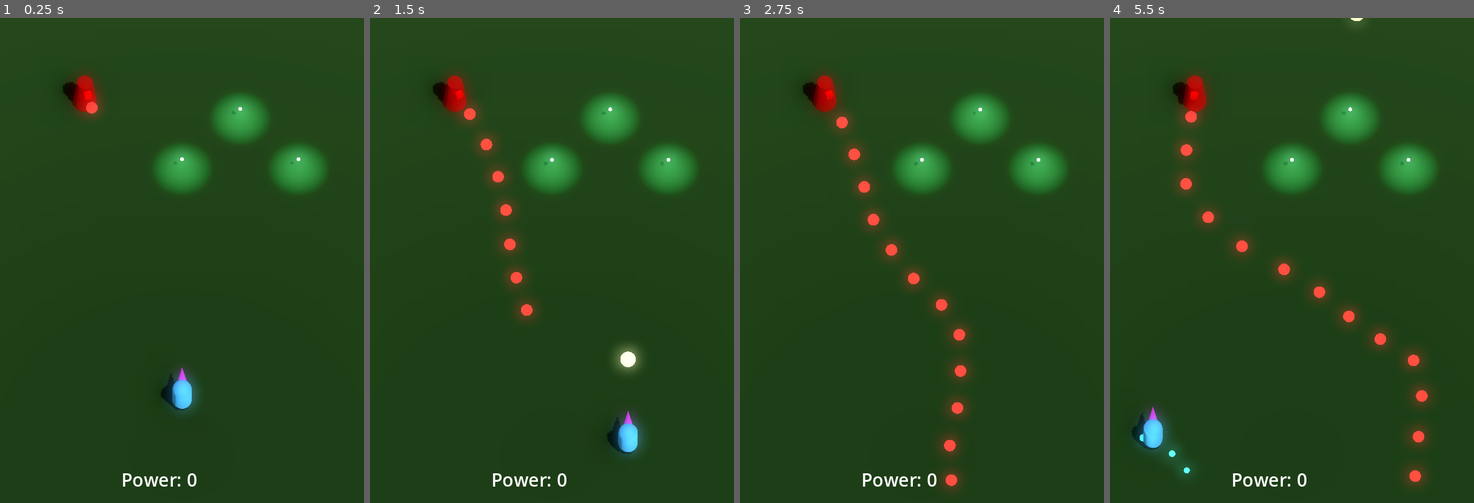
Above: before the commit, frames 1-4 (left to right).
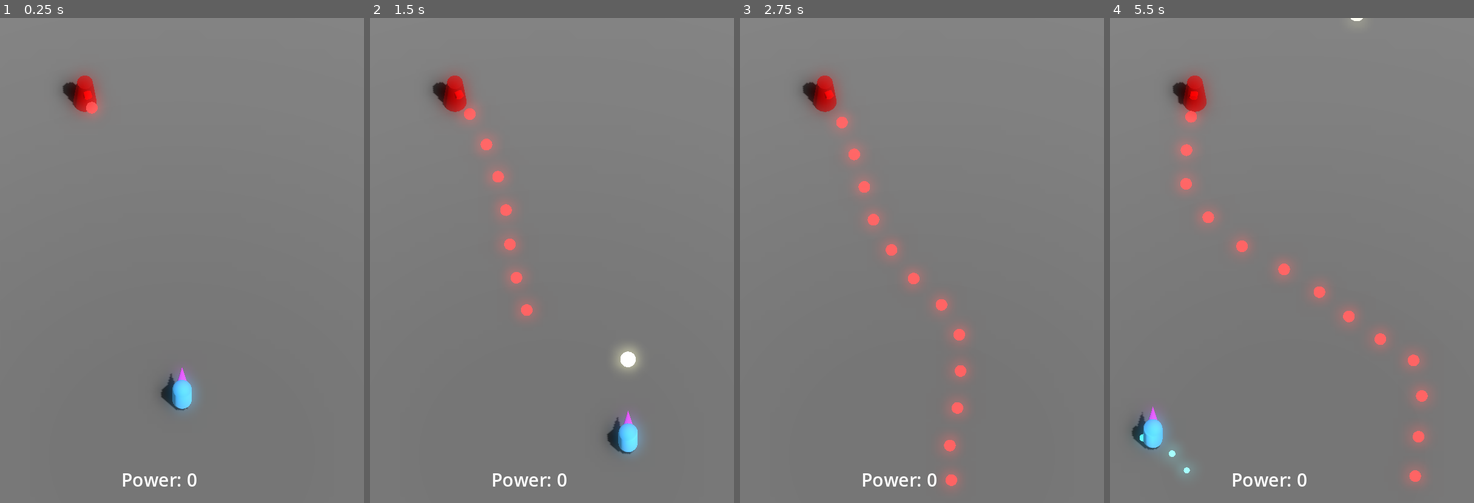
Above: after the commit, the same moments.

Repository: JackEvans24/bullet-absorb
Game: Godot game, scene res://scenes/main.tscn
Two runs of this game, one before a commit and one after it. Both use one fixed random seed, a clock stepped at 60 frames per second and the inputs below.
Inputs:
- Up to frame 1 (0.25 s): no input
- Up to frame 2 (1.5 s): hold Right (move_right) 0.53-1.28 s; hold K (absorb) 0.53-1.28 s; hold Down (move_back) from 1.28 s (still down); tap J (fire) at 1.35 s
- Up to frame 3 (2.75 s): release Down (move_back) at 2.03 s; hold Right (move_right) from 2.03 s (still down); hold K (absorb) from 2.03 s (still down)
- Up to frame 4 (5.5 s): release Right (move_right) at 2.78 s; release K (absorb) at 2.78 s; hold Up (move_forward) 2.78-3.53 s; tap J (fire) at 2.85, 4.35 s; hold K (absorb) 3.53-4.28 s; hold Left (move_left) 3.53-5.03 s; hold Down (move_back) from 5.03 s (still down); hold K (absorb) from 5.03 s (still down)

The runs differ from the first frame. In frame 1, 99% of the frame differs, in the area x 0-100%, y 0-100%; in frame 2, 99%; in frame 3, 100%; in frame 4, 99%.

Commit message:
refactor: rework main scene hierarchy

Diff:
--- a/scenes/main.tscn
+++ b/scenes/main.tscn
@@ -1,27 +1,18 @@
-[gd_scene load_steps=12 format=3 uid="uid://ccgpc6v5lruew"]
+[gd_scene load_steps=11 format=3 uid="uid://ccgpc6v5lruew"]
 
 [ext_resource type="PackedScene" uid="uid://c3tj0pdcum4wd" path="res://prefabs/player.tscn" id="1_e5x1h"]
 [ext_resource type="Script" path="res://scripts/main.gd" id="1_rtjol"]
 [ext_resource type="PackedScene" uid="uid://bhxrs6pph350t" path="res://scenes/hud.tscn" id="2_bqahq"]
 [ext_resource type="PackedScene" uid="uid://bj8n5y46nf5wq" path="res://prefabs/turret.tscn" id="3_5441h"]
-[ext_resource type="PackedScene" uid="uid://cm1wj0vbe4wn8" path="res://prefabs/power_ball.tscn" id="5_axmlc"]
 
 [sub_resource type="StandardMaterial3D" id="StandardMaterial3D_r1hrq"]
-albedo_color = Color(0.36875, 0.59, 0.3245, 1)
 metallic = 1.0
-metallic_specular = 1.0
 
 [sub_resource type="PlaneMesh" id="PlaneMesh_id486"]
 material = SubResource("StandardMaterial3D_r1hrq")
 
 [sub_resource type="ConvexPolygonShape3D" id="ConvexPolygonShape3D_2d6ir"]
 points = PackedVector3Array(-1, 0, -1, -1, 0, 1, 1, 0, -1, 1, 0, 1)
-
-[sub_resource type="StandardMaterial3D" id="StandardMaterial3D_85wj3"]
-albedo_color = Color(1, 0.583333, 0, 1)
-
-[sub_resource type="CylinderMesh" id="CylinderMesh_ugq1f"]
-material = SubResource("StandardMaterial3D_85wj3")
 
 [sub_resource type="Environment" id="Environment_v60oa"]
 glow_enabled = true
@@ -33,20 +24,39 @@
 fog_light_energy = 0.1
 fog_density = 0.001
 
+[sub_resource type="StandardMaterial3D" id="StandardMaterial3D_85wj3"]
+albedo_color = Color(1, 0.583333, 0, 1)
+
+[sub_resource type="CylinderMesh" id="CylinderMesh_ugq1f"]
+material = SubResource("StandardMaterial3D_85wj3")
+
 [node name="Main" type="Node"]
 script = ExtResource("1_rtjol")
 
-[node name="Ground" type="StaticBody3D" parent="."]
+[node name="World" type="Node" parent="."]
+
+[node name="Ground" type="StaticBody3D" parent="World"]
 collision_mask = 0
 
-[node name="MeshInstance3D" type="MeshInstance3D" parent="Ground"]
+[node name="MeshInstance3D" type="MeshInstance3D" parent="World/Ground"]
 transform = Transform3D(25, 0, 0, 0, 25, 0, 0, 0, 25, 0, 0, 0)
 mesh = SubResource("PlaneMesh_id486")
 skeleton = NodePath("")
 
-[node name="CollisionShape3D" type="CollisionShape3D" parent="Ground"]
+[node name="CollisionShape3D" type="CollisionShape3D" parent="World/Ground"]
 transform = Transform3D(25, 0, 0, 0, 25, 0, 0, 0, 25, 0, 0, 0)
 shape = SubResource("ConvexPolygonShape3D_2d6ir")
+
+[node name="WorldEnvironment" type="WorldEnvironment" parent="World"]
+environment = SubResource("Environment_v60oa")
+
+[node name="DirectionalLight3D" type="DirectionalLight3D" parent="World"]
+transform = Transform3D(0.707107, -0.612372, 0.353554, 0, 0.5, 0.866025, -0.707107, -0.612372, 0.353554, 0, 0, 0)
+layers = 0
+light_energy = 0.2
+shadow_enabled = true
+
+[node name="HUD" parent="." instance=ExtResource("2_bqahq")]
 
 [node name="Camera3D" type="Camera3D" parent="."]
 transform = Transform3D(1, 0, 0, 0, 0.5, 0.866025, 0, -0.866025, 0.5, 0, 20, 8)
@@ -54,47 +64,28 @@
 size = 25.0
 far = 200.0
 
-[node name="DirectionalLight3D" type="DirectionalLight3D" parent="."]
-transform = Transform3D(0.707107, -0.612372, 0.353553, 0, 0.5, 0.866025, -0.707107, -0.612372, 0.353553, 0, 0, 0)
-layers = 0
-light_energy = 0.2
-shadow_enabled = true
+[node name="CameraPoles" type="Node3D" parent="Camera3D"]
+transform = Transform3D(1, 0, 0, 0, 0.5, -0.866025, 0, 0.866025, 0.5, 0, -3.0718, -21.3205)
+visible = false
 
-[node name="HUD" parent="." instance=ExtResource("2_bqahq")]
+[node name="Pole1" type="MeshInstance3D" parent="Camera3D/CameraPoles"]
+transform = Transform3D(1, 0, 0, 0, 1, 0, 0, 0, 1, -10, 0, -18)
+mesh = SubResource("CylinderMesh_ugq1f")
+
+[node name="Pole2" type="MeshInstance3D" parent="Camera3D/CameraPoles"]
+transform = Transform3D(1, 0, 0, 0, 1, 0, 0, 0, 1, -10, 0, 11)
+mesh = SubResource("CylinderMesh_ugq1f")
+
+[node name="Pole3" type="MeshInstance3D" parent="Camera3D/CameraPoles"]
+transform = Transform3D(1, 0, 0, 0, 1, 0, 0, 0, 1, 10, 0, -18)
+mesh = SubResource("CylinderMesh_ugq1f")
+
+[node name="Pole4" type="MeshInstance3D" parent="Camera3D/CameraPoles"]
+transform = Transform3D(1, 0, 0, 0, 1, 0, 0, 0, 1, 10, 0, 11)
+mesh = SubResource("CylinderMesh_ugq1f")
 
 [node name="Player" parent="." instance=ExtResource("1_e5x1h")]
 transform = Transform3D(1, 0, 0, 0, 1, 0, 0, 0, 1, 0, 1, 5)
 
-[node name="CameraPoles" type="Node3D" parent="."]
-visible = false
-
-[node name="Pole1" type="MeshInstance3D" parent="CameraPoles"]
-transform = Transform3D(1, 0, 0, 0, 1, 0, 0, 0, 1, -10, 0, -18)
-mesh = SubResource("CylinderMesh_ugq1f")
-
-[node name="Pole2" type="MeshInstance3D" parent="CameraPoles"]
-transform = Transform3D(1, 0, 0, 0, 1, 0, 0, 0, 1, -10, 0, 11)
-mesh = SubResource("CylinderMesh_ugq1f")
-
-[node name="Pole3" type="MeshInstance3D" parent="CameraPoles"]
-transform = Transform3D(1, 0, 0, 0, 1, 0, 0, 0, 1, 10, 0, -18)
-mesh = SubResource("CylinderMesh_ugq1f")
-
-[node name="Pole4" type="MeshInstance3D" parent="CameraPoles"]
-transform = Transform3D(1, 0, 0, 0, 1, 0, 0, 0, 1, 10, 0, 11)
-mesh = SubResource("CylinderMesh_ugq1f")
-
 [node name="Turret" parent="." instance=ExtResource("3_5441h")]
 transform = Transform3D(1, 0, 0, 0, 1, 0, 0, 0, 1, -5, 0, -13)
-
-[node name="WorldEnvironment" type="WorldEnvironment" parent="."]
-environment = SubResource("Environment_v60oa")
-
-[node name="Power" parent="." instance=ExtResource("5_axmlc")]
-transform = Transform3D(1, 0, 0, 0, 1, 0, 0, 0, 1, 0, 1, -9)
-
-[node name="Power2" parent="." instance=ExtResource("5_axmlc")]
-transform = Transform3D(1, 0, 0, 0, 1, 0, 0, 0, 1, 3, 1, -12)
-
-[node name="Power3" parent="." instance=ExtResource("5_axmlc")]
-transform = Transform3D(1, 0, 0, 0, 1, 0, 0, 0, 1, 6, 1, -9)
